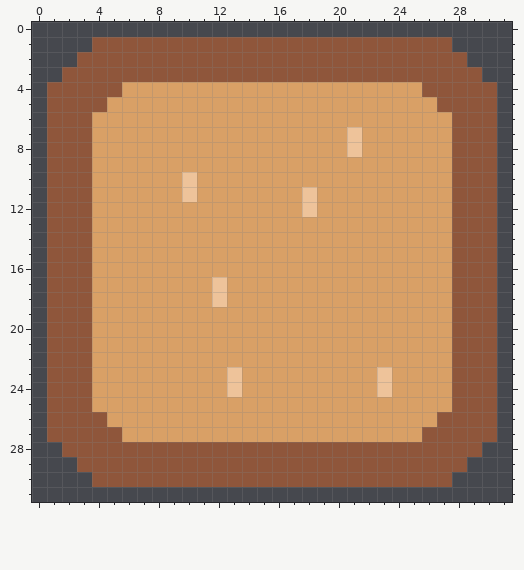
Edited in one commit: pixel-art file (assets/images/graphics/menu/theme_sprites/panel_theme.aseprite). This is how it looked before the edit.
32x32 pixels, 1 frame.
Once edited:
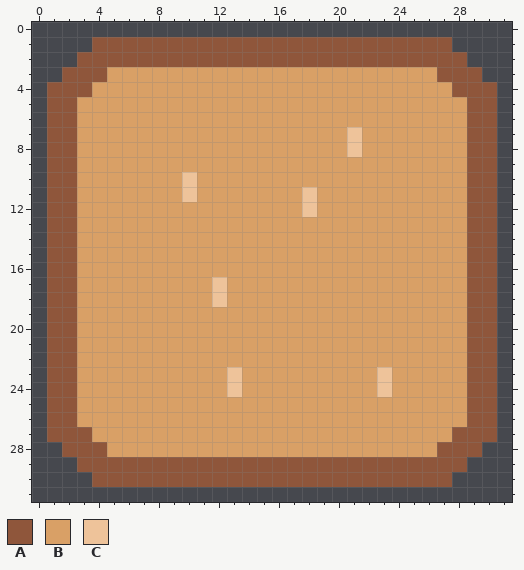
Palette (. is transparent): A #8f563b  B #d9a066  C #eec39a
Change:
layer "Layer 3" added
Layer "Layer 3":
Colour B replaces colour A in row 3 at x 5 to 26; in row 4 at x 4 to 5 and 26 to 27; in row 5 at x 3 to 4 and 27 to 28; in rows 6 to 25 at x 3 and 28; in row 26 at x 3 to 4 and 27 to 28; in row 27 at x 4 to 5 and 26 to 27.
Colour B replaces colour A in row 28 at x 5 to 26.
Where, in picture pixels (left, top, right, bottom), the same in both pictures:
changed: (77, 67, 467, 457)
